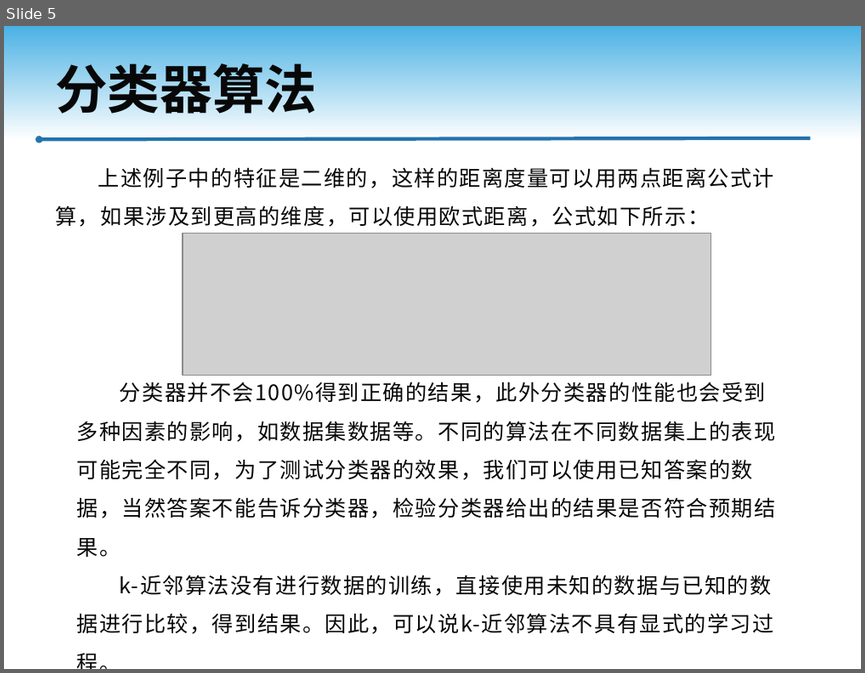
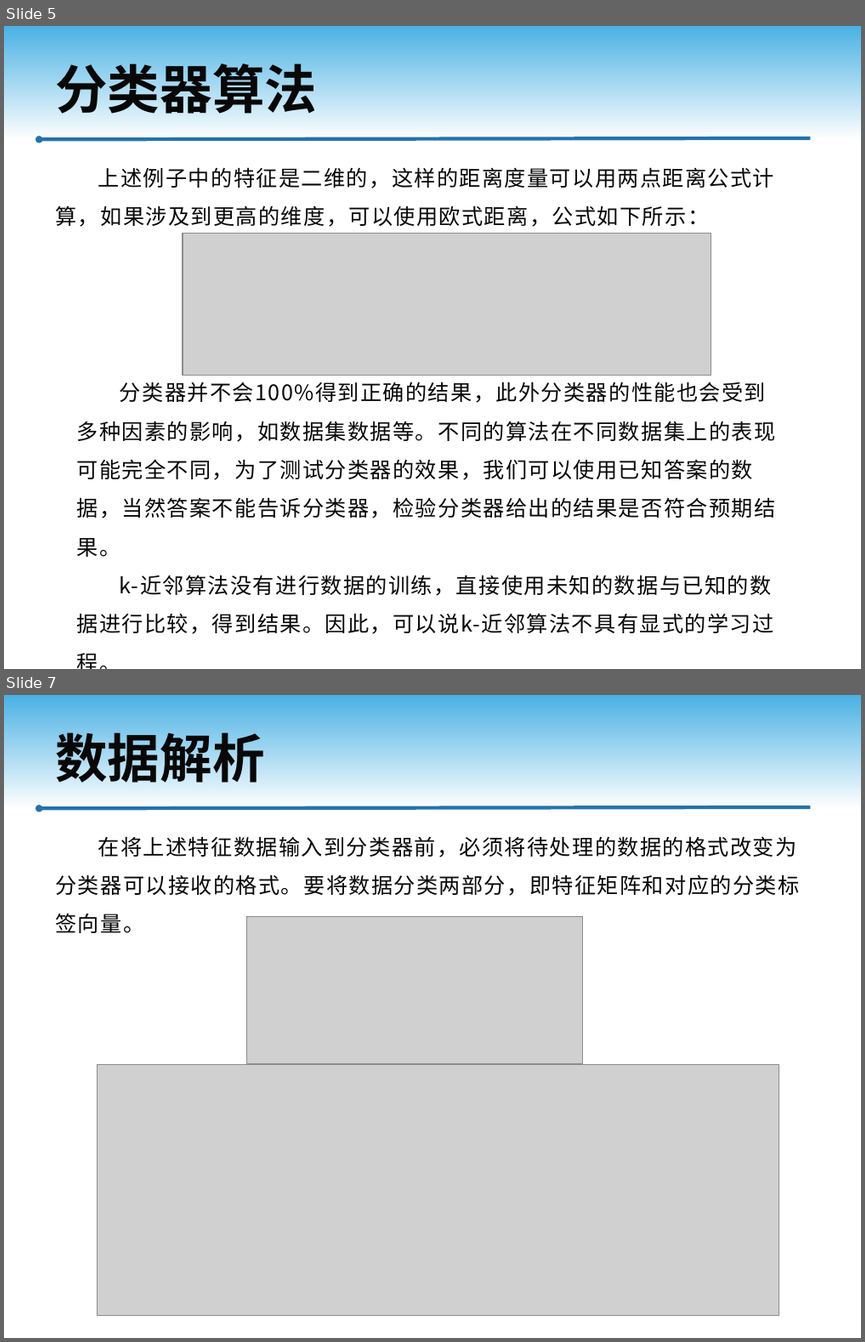
Before and after one commit to RingoTangs/machine-learning, a slide deck: KNN/KNN.pptx. Shown one above the other, each under a label of ours: slide 5 before the commit, slides 5 and 7 after it; the slides between them are not shown. The pictures are 865x673 and 865x1342 pixels, drawn with LibreOffice and Linux fonts; fonts in the diff are those of the drawing; grey boxes stand for pictures; background and template pictures are left out. Boxes give left, top, right and bottom in pixels: in the first picture for what was removed or moved away, otherwise in the second. Text is boxed around its words. In the diff, an @@ line names an element or a change of style, - is before the commit and + after.

```diff
--- a/KNN/KNN.pptx
+++ b/KNN/KNN.pptx
@@ slide 7 added at [4,695,861,1338], background #FFFFFF; not listed: 2 template elements that a slide beside it also shows @@
@@ title added at [55,732,264,791], 44 pt, text #080808, bold @@
+数据解析
@@ text added at [55,836,799,933], 18 pt, text #080808 @@
+在将上述特征数据输入到分类器前，必须将待处理的数据的格式改变为分类器可以接收的格式。要将数据分类两部分，即特征矩阵和对应的分类标签向量。
@@ picture added at [246,916,582,1063] @@
@@ picture added at [97,1064,778,1315] @@
```
Also in this commit, not shown: 3 other slides added, 3 other files.
